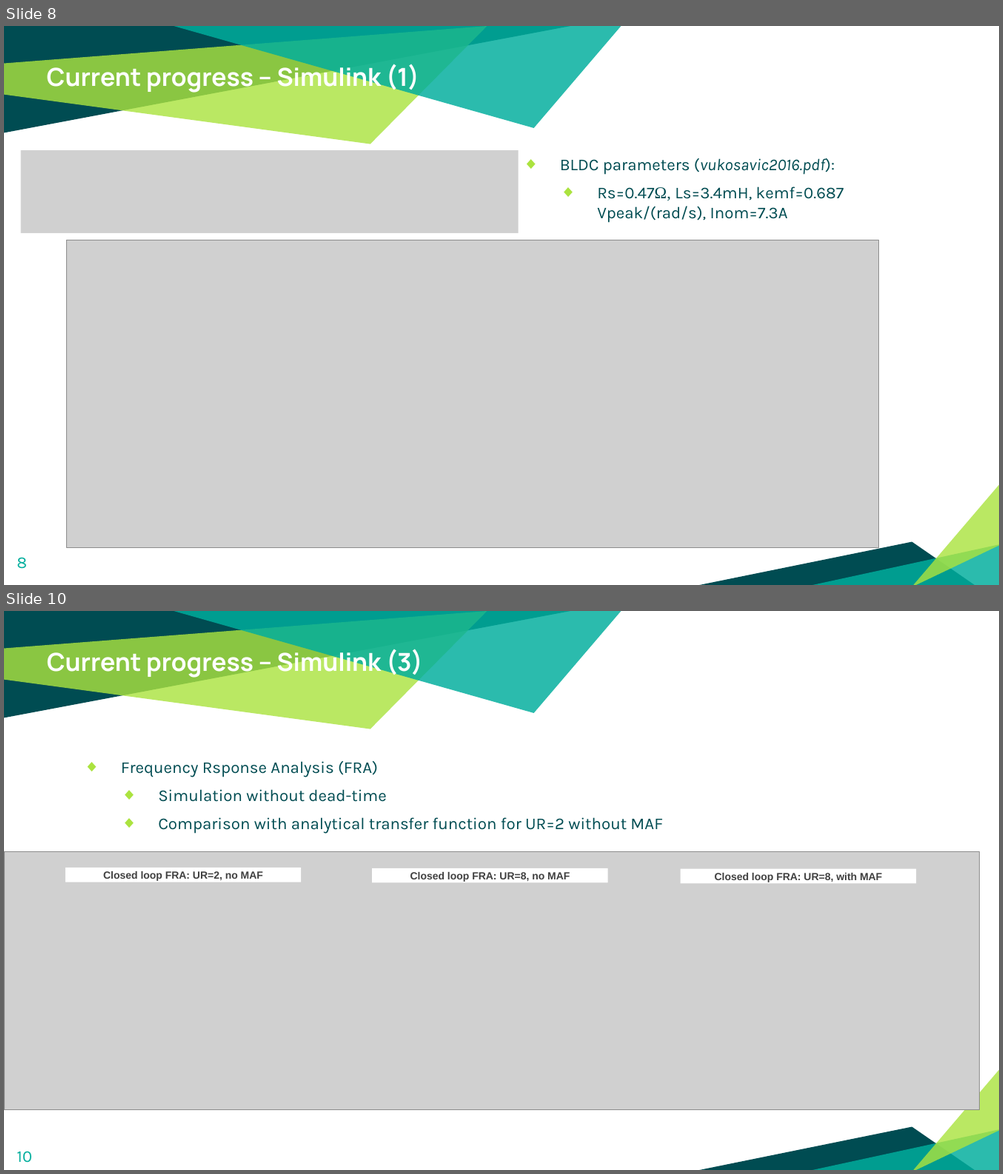
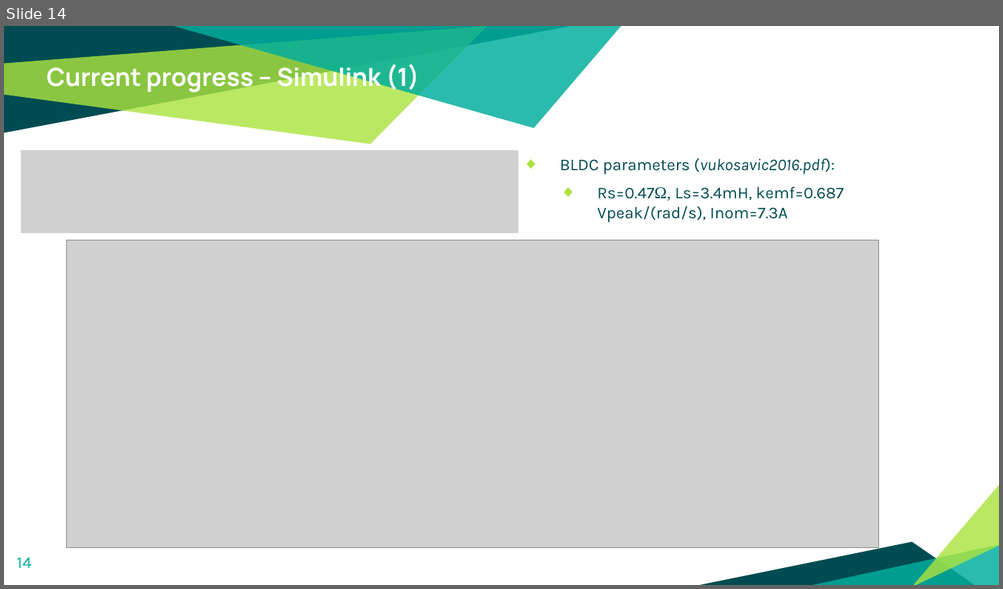
Before and after one commit to Rule2102/DSP_project1, a slide deck: docs/An Improved Current Loop Bandwidth and Axis Decoupling.pptx. Shown one above the other, each under a label of ours: slides 8 and 10 before the commit, slide 14 after it; the slides between them are not shown. The pictures are 1003x1174 and 1003x589 pixels, drawn with LibreOffice and Linux fonts; fonts in the diff are those of the drawing; grey boxes stand for pictures. Boxes give left, top, right and bottom in pixels: in the first picture for what was removed or moved away, otherwise in the second. Text is boxed around its words. In the diff, an @@ line names an element or a change of style, - is before the commit and + after.

```diff
--- a/docs/An Improved Current Loop Bandwidth and Axis Decoupling.pptx
+++ b/docs/An Improved Current Loop Bandwidth and Axis Decoupling.pptx
@@ slide 10 removed at bbox=[4, 611, 999, 1170], background #FFFFFF; not listed: 6 template elements that a slide beside it also shows @@
@@ text removed at bbox=[47, 648, 423, 678] @@
-Current progress – Simulink (3)
@@ text removed at bbox=[121, 761, 662, 834] @@
-◆ Frequency Rsponse Analysis (FRA)
-  ◆ Simulation without dead-time
-  ◆ Comparison with analytical transfer function for UR=2 without MAF
@@ picture removed at bbox=[34, 865, 353, 1111] @@
@@ picture removed at bbox=[341, 866, 667, 1111] @@
@@ picture removed at bbox=[649, 866, 975, 1111] @@
@@ group removed at bbox=[4, 852, 979, 1111]: 3 rectangles, 1 picture @@
-Closed loop FRA: UR=2, no MAF
-Closed loop FRA: UR=8, no MAF
-Closed loop FRA: UR=8, with MAF
@@ page number removed at bbox=[17, 1151, 32, 1163] @@
-10
@@ what was slide 8 is now slide 14 @@
@@ page number at bbox=[17, 557, 31, 568]: text changed @@
-8
+14
```
Also in this commit, not shown: 6 slides changed, 12 slides added, 5 other slides removed.
